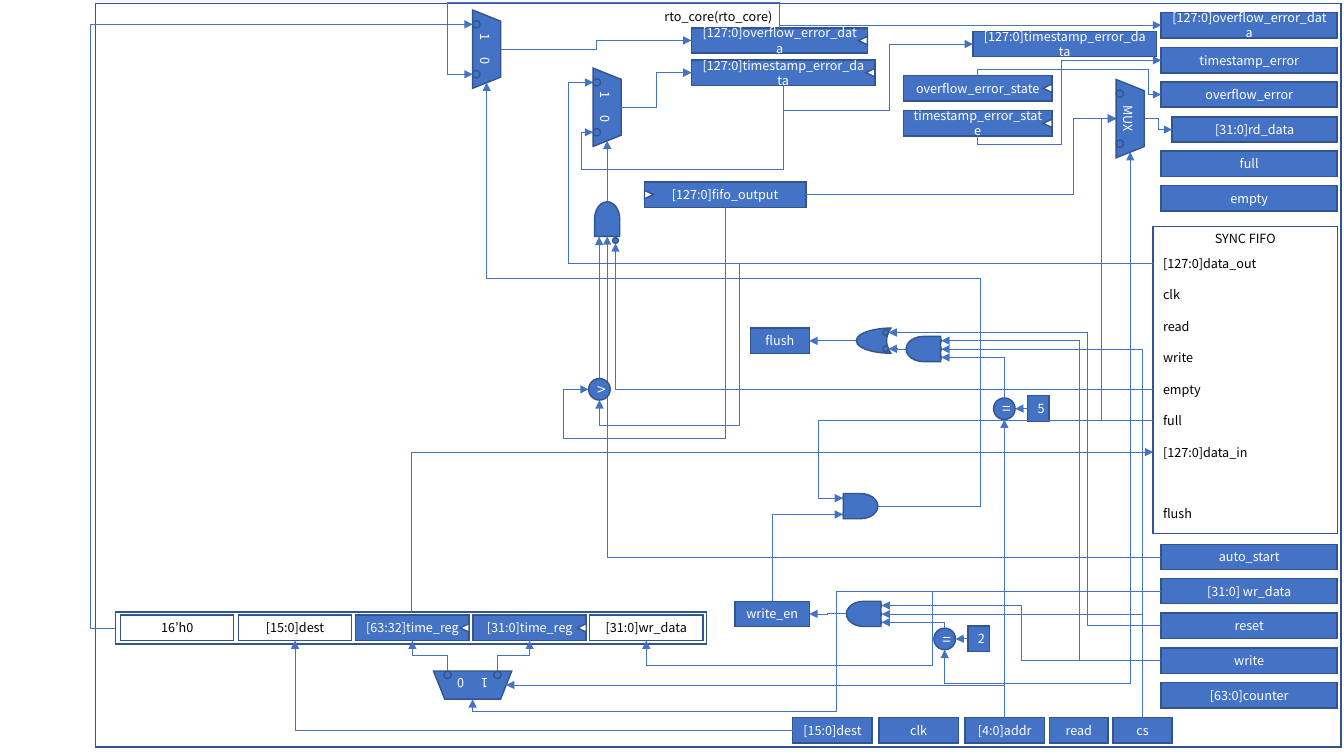
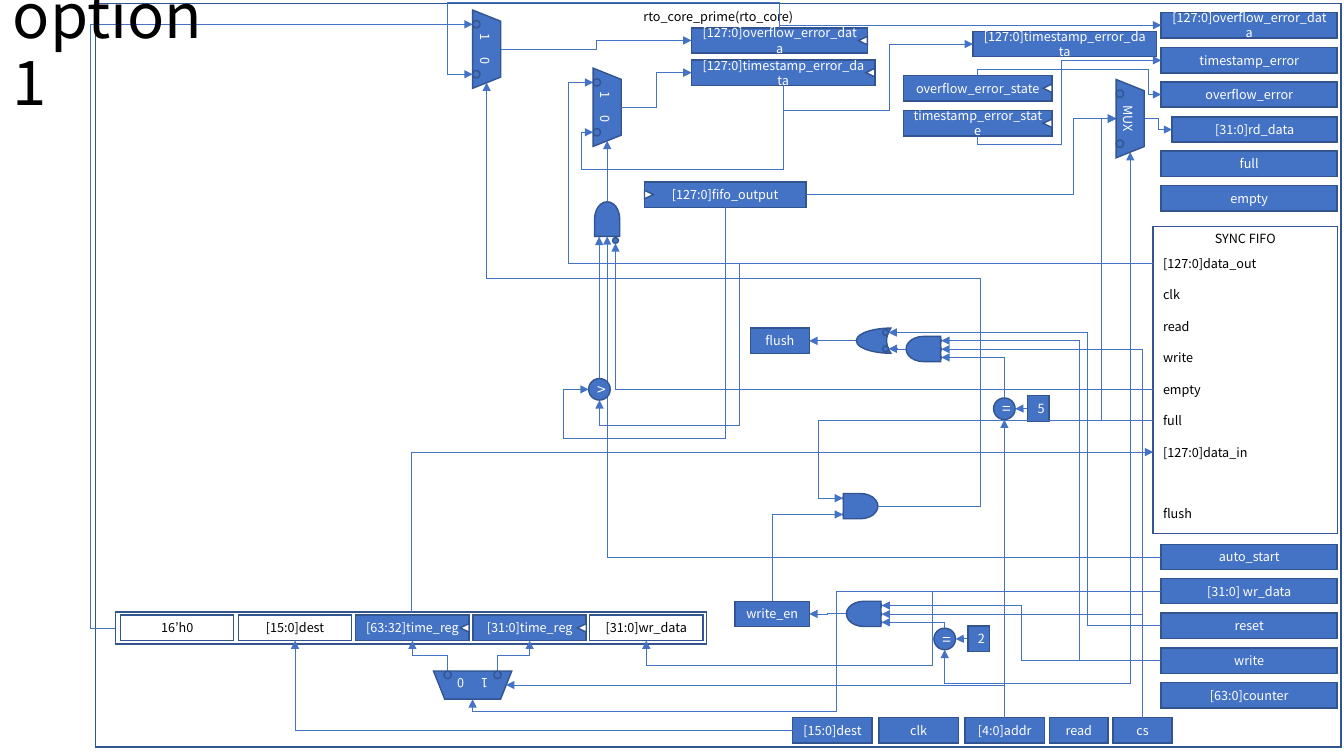
Before and after one commit to snu-quiqcl/AD9910, a slide deck: slide 26 of AD9912_MODULE.pptx. Drawn at 1344x756 pixels with LibreOffice and Linux fonts; fonts in the diff are those of the drawing. Boxes give left, top, right and bottom in pixels: in the first picture for what was removed or moved away, otherwise in the second. Text is boxed around its words. In the diff, an @@ line names an element or a change of style, - is before the commit and + after.

Commit message:
AD9910 gpi_core, rti_core are considered and gpo_core, rto_core was changed to using addr

```diff
--- a/AD9912_MODULE.pptx
+++ b/AD9912_MODULE.pptx
@@ title added at (3, 0, 246, 125), 44 pt, text #000000 @@
+option1
@@ text in rectangle at (643, 8, 793, 25): text changed @@
-rto_core(rto_core)
+rto_core_prime(rto_core)
```
Also in this commit, not shown: 5 other slides changed, 3 slides added.
